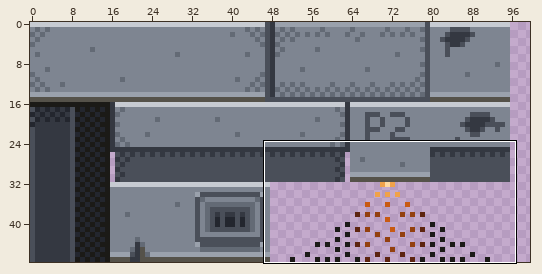
Two states of a pixel-art file, art/aseprite/garage-tile.aseprite. The first picture is a wide view before the edit; the outline marks the close-up.
Close-up. Before the edit:
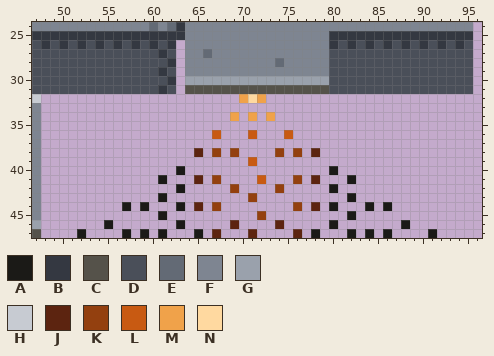
128x48 pixels, 1 frame. Shown: x 47..96, y 24..47. The wide view leaves out empty margins.
Visible layers, top first: "pool middle", "pool left", "Layer 2 #3", "Layer 2 #2", "Layer 4", "Layer 3", "Layer 2".
Palette (. is transparent): A #1b1a17  B #343841  C #55524a  D #4a4f59  E #636a75  F #7e8591  G #9aa1ac  H #c7cbd2  J #5c2410  K #93400f  L #c85a12  M #f0a24a  N #ffd9a0
Pixels before, first column x 47:
24 FFFFFFFFFFFFFEFEBFFFFFFFFFFFFFFFFFFFFFFFFFFFFFFFF
25 BBBBBBBBBBBBBBBBBFFFFFFFFFFFFFFFFBBBBBBBBBBBBBBBB
26 DBDBDBDBDBDBDBDB.FFFFFFFFFFFFFFFFBDBDBDBDBDBDBDBD
27 DDDDDDDDDDDDDDBD.FFEFFFFFFFFFFFFFDDDDDDDDDDDDDDDD
28 DDDDDDDDDDDDDDDB.FFFFFFFFFFEFFFFFDDDDDDDDDDDDDDDD
29 DDDDDDDDDDDDDDBD.FFFFFFFFFFFFFFFFDDDDDDDDDDDDDDDD
30 DDDDDDDDDDDDDDDB.GGGGGGGGGGGGGGGGDDDDDDDDDDDDDDDD
31 DDDDDDDDDDDDDDBD.CCCCCCCCCCCCCCCCDDDDDDDDDDDDDDDD
32 H......................MNM.......................
33 F................................................
34 F.....................M.M.M......................
35 F................................................
36 F...................L...L...L....................
37 F................................................
38 F.................J.K.K....K.K.J.................
39 F.......................L........................
40 F...............A................A...............
41 F.............A...J.K....L...K.J...A.............
42 F...............A.....K....K.....A...............
43 F.............A.........K..........A.............
44 F.........A.A...A.J.K........K.J.A...A.A.........
45 F.............A..........K.........A.............
46 G.......A.......A.....J....J.....A.......A.......
47 C....A....A.A.A...A.J...J....J.A...A.A.A....A....
After:
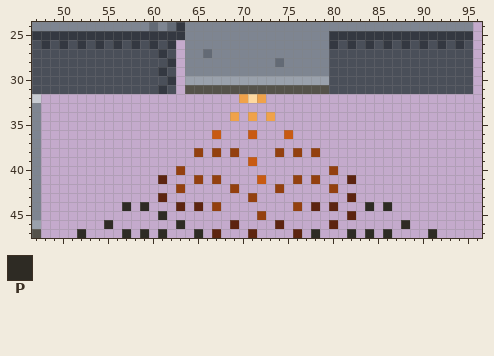
Colours new in this view: P #2e2b24
Difference:
Changed rows in their new state; - is an unchanged pixel.
Layers "pool right", "pool middle", "pool left":
first column x 52:
38 -------------K------------K-------------
40 -----------K----------------K-----------
41 ---------J---K------------K---J---------
42 -----------K----------------K-----------
43 ---------J--------------------J---------
44 -----P-P---J----------------J---P-P-----
45 ---------P--------------------J---------
46 ---P-------P----------------J-------P---
47 P----P-P-P---P------------P---P-P-P----P
